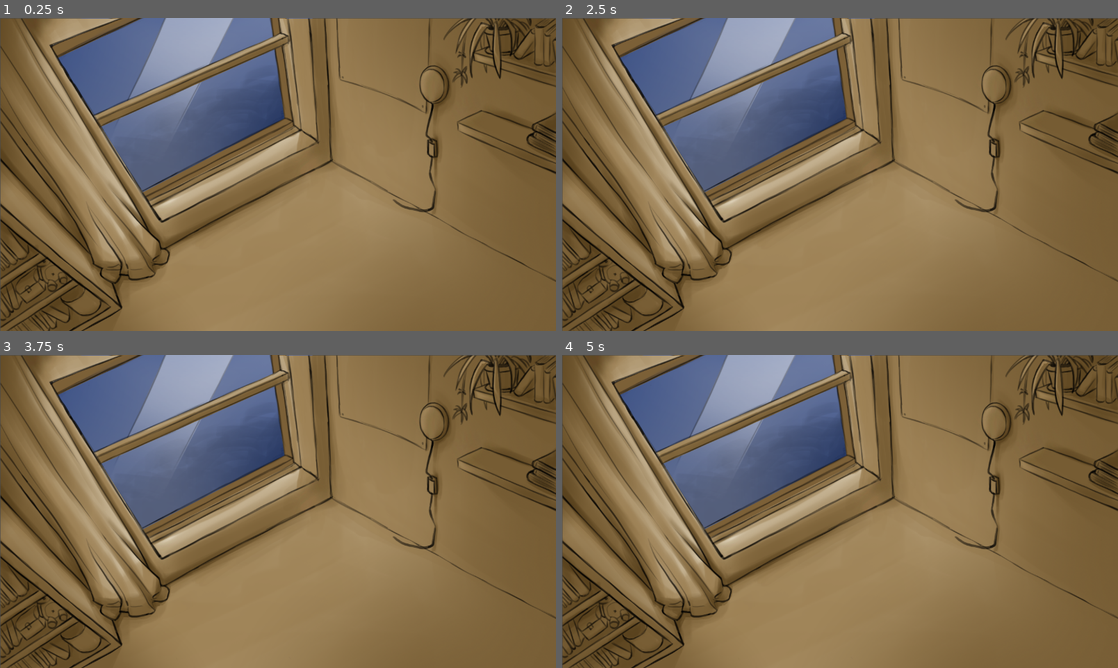
Above: before the commit, frames 1-4 (two rows, left to right).
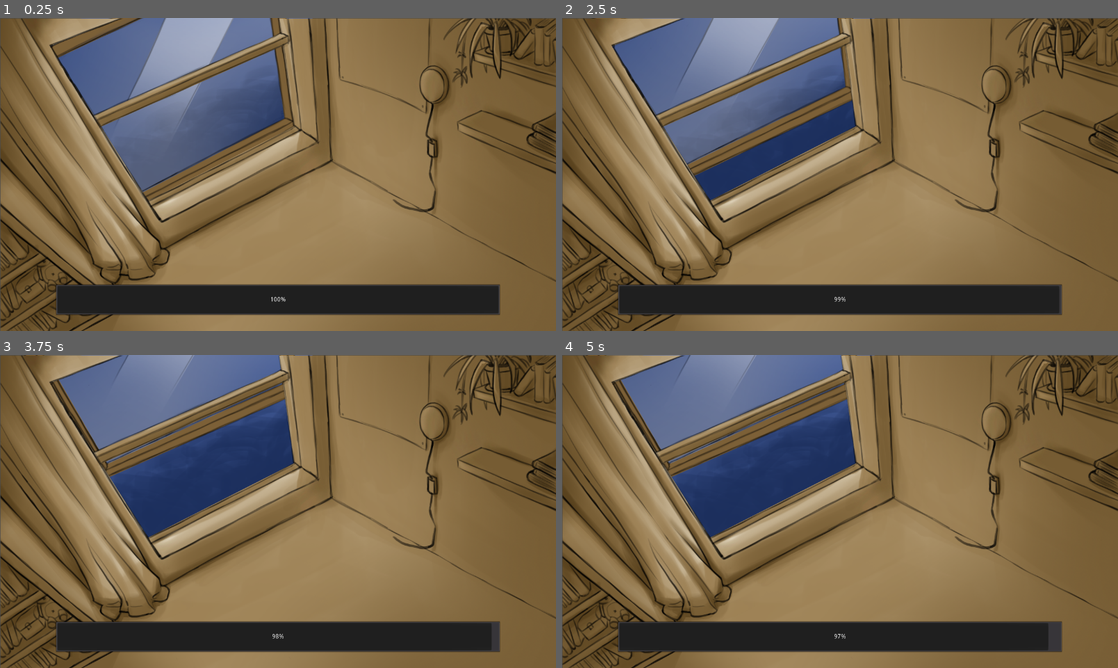
Above: after the commit, the same moments.

Repository: dsmtE/LofiPanic
Game: Godot game, scene res://Scenes/MainScene.tscn
Two runs of this game, one before a commit and one after it. Both use one fixed random seed, a clock stepped at 60 frames per second and the inputs below.
Inputs (mouse positions are in pixels of both pictures, inside the frame that each line leads up to):
- Up to frame 1 (0.25 s): no input
- Up to frame 2 (2.5 s): tap Enter at 0.5, 2 s; drag from (784, 155) to (784, 58) at 0.52 s; tap Space at 1.25 s; drag from (784, 58) to (784, 155) at 1.27 s; move the mouse to (895, 105) at 2.02 s; click (895, 105) at 2.17 s
- Up to frame 3 (3.75 s): drag from (250, 574) to (222, 395) at 2.77 s; tap Space at 3.5 s; move the mouse to (444, 558) at 3.52 s; click (444, 558) at 3.67 s
- Up to frame 4 (5 s): tap Enter at 4.25 s; drag from (673, 464) to (756, 433) at 4.27 s

The runs differ from the first frame. In frame 1, 7.7% of the frame differs, in the area x 10-90%, y 85-95%; in frame 2, 14%; in frame 3, 19%, in the area x 4-90%, y 0-95%; in frame 4, 19%.
Error before the commit: Invalid set index 'sleep_health' (on base: 'null instance') with value of type 'float'. (res://Scripts/GameManager.gd:50)

Commit message:
Fix MainScene

Diff:
--- a/Scenes/MainScene.tscn
+++ b/Scenes/MainScene.tscn
@@ -1,7 +1,8 @@
-[gd_scene load_steps=9 format=2]
+[gd_scene load_steps=10 format=2]
 
 [ext_resource path="res://Scripts/GameManager.gd" type="Script" id=1]
 [ext_resource path="res://Textures/chambre.png" type="Texture" id=2]
+[ext_resource path="res://Scripts/SleepFeedbacks.gd" type="Script" id=3]
 [ext_resource path="res://Scripts/Distractions/Window/WindowDragable.gd" type="Script" id=5]
 [ext_resource path="res://Textures/decors.png" type="Texture" id=6]
 [ext_resource path="res://Scripts/Distractions/Window/WindowDistraction.gd" type="Script" id=7]
@@ -53,7 +54,6 @@
 [node name="target" type="CollisionShape2D" parent="Window/WindowDragable/target_Area2D"]
 position = Vector2( 313.822, 480.667 )
 rotation = -0.00523596
-scale = Vector2( 1, 1 )
 shape = SubResource( 1 )
 
 [node name="Window" type="Sprite" parent="Window/WindowDragable"]
@@ -85,4 +85,17 @@
 "_edit_lock_": true
 }
 
+[node name="SleepFeedbacks" type="Node" parent="."]
+unique_name_in_owner = true
+script = ExtResource( 3 )
+
+[node name="ProgressBar" type="ProgressBar" parent="SleepFeedbacks"]
+anchor_left = 0.1
+anchor_top = 0.85
+anchor_right = 0.9
+anchor_bottom = 0.95
+mouse_filter = 2
+
+[connection signal="timeout" from="LevelTimer" to="." method="_on_LevelTimer_timeout"]
+[connection signal="timeout" from="NewDistractionTriggerTimer" to="." method="_on_NewDistractionTriggerTimer_timeout"]
 [connection signal="target_reached" from="Window/WindowDragable" to="Window" method="_on_WindowDragable_target_reached"]
--- a/project.godot
+++ b/project.godot
@@ -57,8 +57,8 @@
 [application]
 
 config/name="LofiPanic"
-config/icon="res://bourdon_icon.png"
 run/main_scene="res://Scenes/MainScene.tscn"
+config/icon="res://icon.png"
 
 [display]
 
